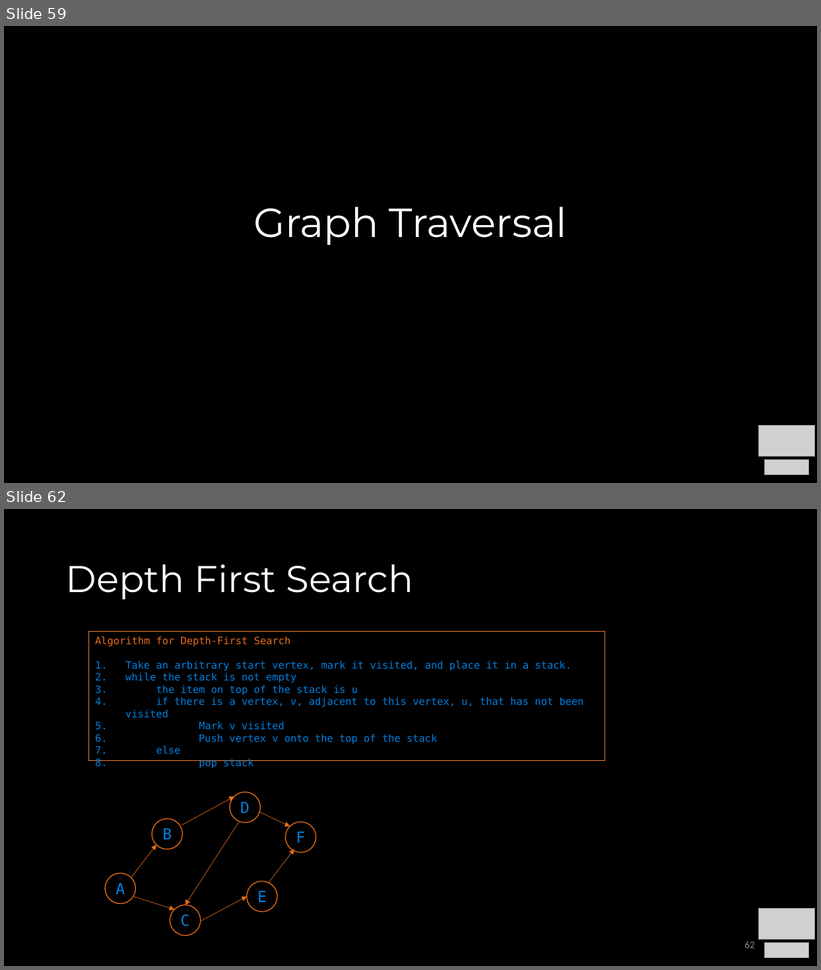
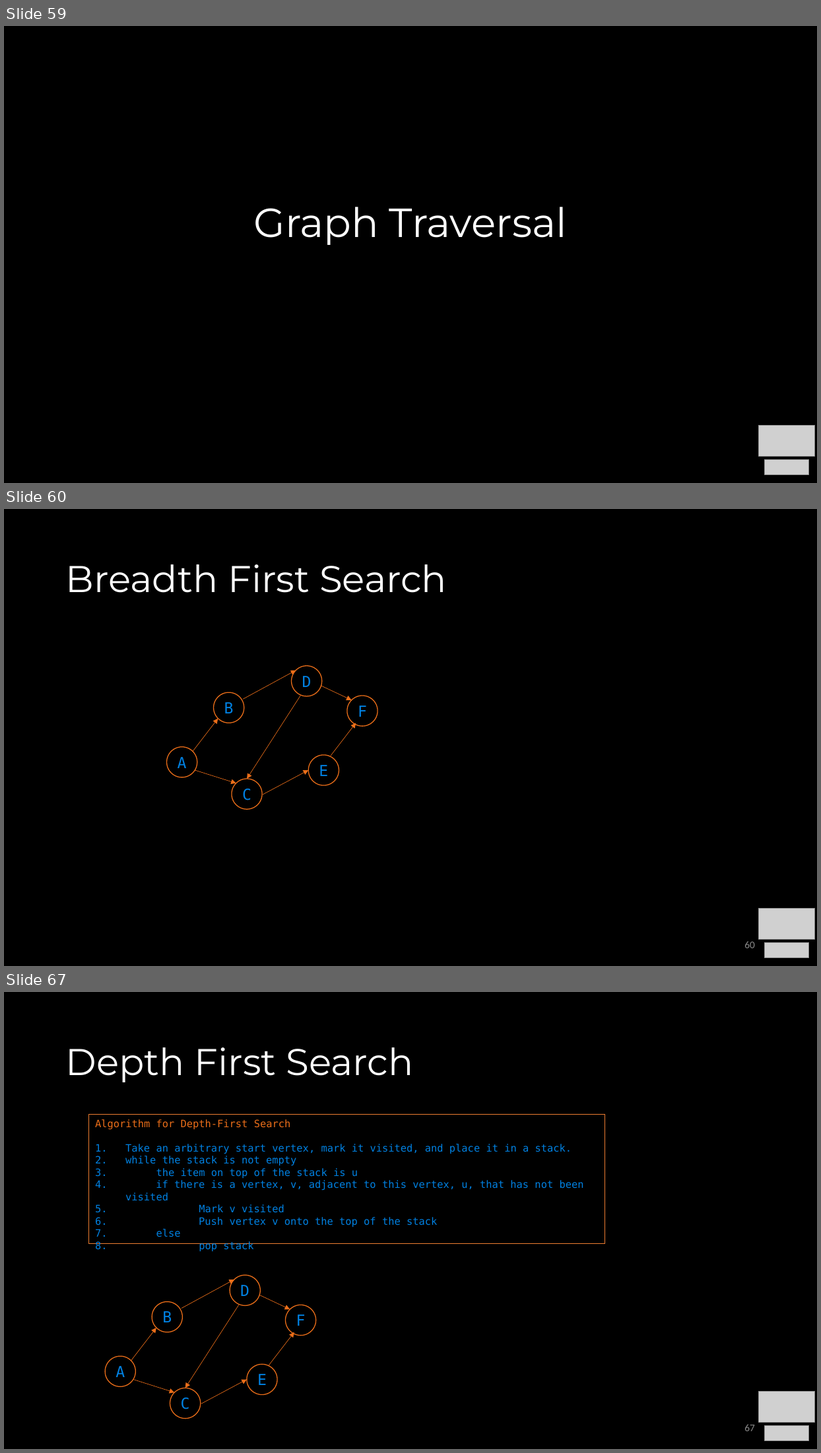
Before and after one commit to COP3530/Instructional-Content, a slide deck: Slides-PPT/8a - Graph Terminology and Implementation.pptx. Shown one above the other, each under a label of ours: slides 59 and 62 before the commit, slides 59, 60 and 67 after it; the slides between them are not shown. The pictures are 821x970 and 821x1453 pixels, drawn with LibreOffice and Linux fonts; fonts in the diff are those of the drawing; grey boxes stand for pictures. Boxes give left, top, right and bottom in pixels: in the first picture for what was removed or moved away, otherwise in the second. Text is boxed around its words. In the diff, an @@ line names an element or a change of style, - is before the commit and + after.

```diff
--- a/Slides-PPT/8a - Graph Terminology and Implementation.pptx
+++ b/Slides-PPT/8a - Graph Terminology and Implementation.pptx
@@ slide 60 added at bbox=[4, 509, 817, 966], background #000000 @@
@@ title added at bbox=[66, 564, 447, 593], 44 pt, text #FFFFFF @@
+Breadth First Search
@@ group added at bbox=[167, 666, 378, 810]: 7 arrows, 6 ellipses @@
+B
+A
+E
+F
+C
+D
@@ picture added at bbox=[759, 908, 815, 940] @@
@@ page number added at bbox=[745, 941, 755, 949], 12 pt, text #8C8C8C @@
+60
@@ picture added at bbox=[765, 943, 809, 958] @@
@@ what was slide 62 is now slide 67 @@
@@ page number at bbox=[745, 1424, 755, 1432]: text changed @@
-62
+67
```
Also in this commit, not shown: 3 slides changed, 8 other slides added, 1 slide removed, 3 other files.
